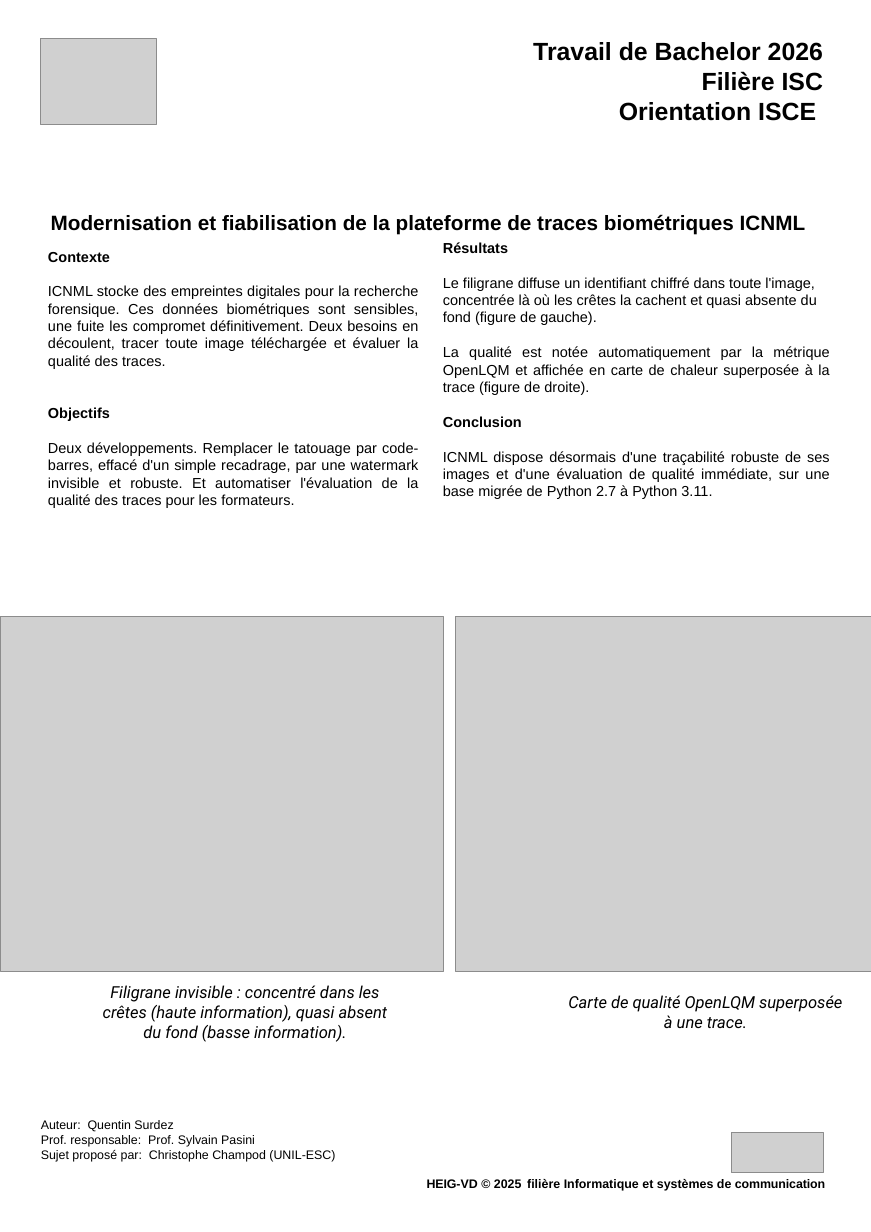
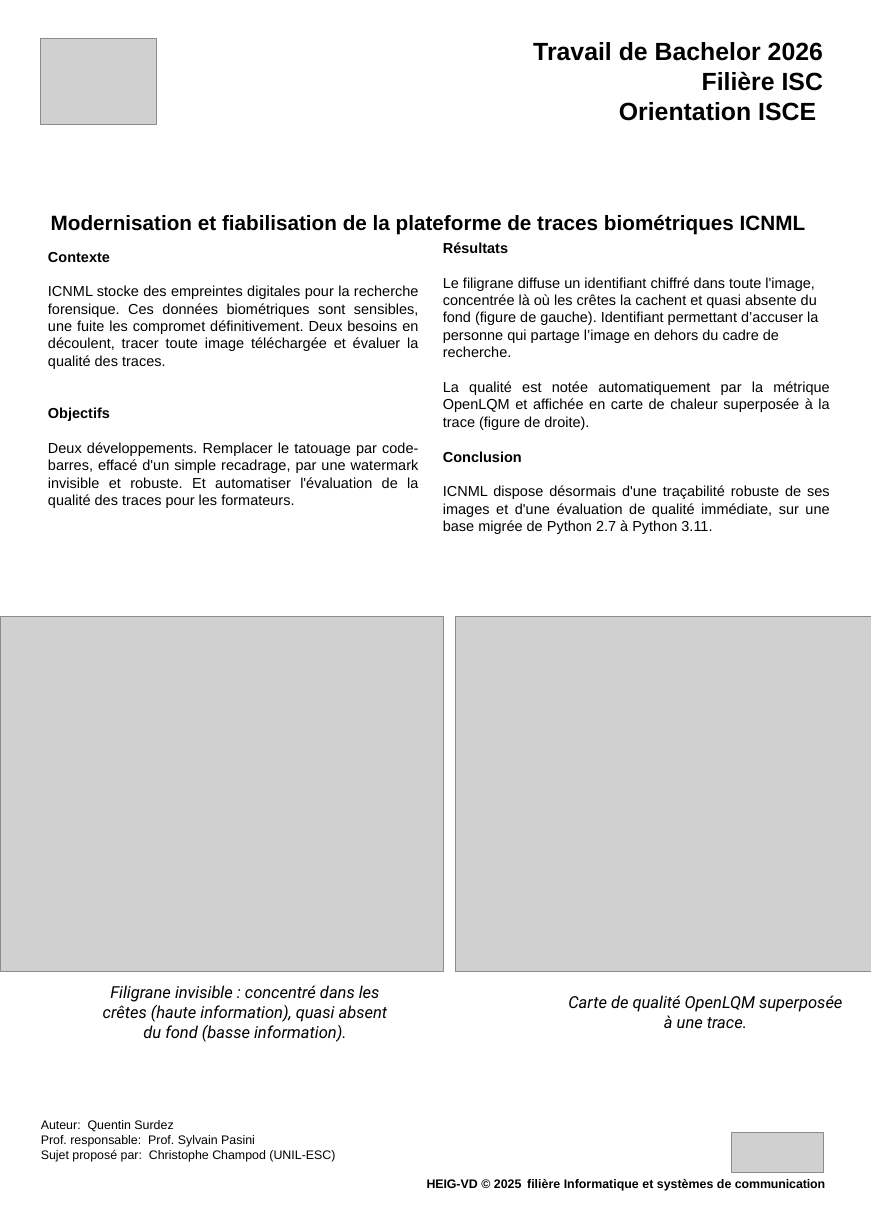
Before and after one commit to qsurdez-tb/report, a slide deck: slide 1 of bachelor_thesis/docs/TB_affiche_ICNML.pptx. Drawn at 871x1232 pixels with LibreOffice and Linux fonts; fonts in the diff are those of the drawing; grey boxes stand for pictures. Boxes give left, top, right and bottom in pixels: in the first picture for what was removed or moved away, otherwise in the second. Text is boxed around its words. In the diff, an @@ line names an element or a change of style, - is before the commit and + after.

Commit message:
fix: add more info about the fact that the identifier can be used to accuse leaker

```diff
--- a/bachelor_thesis/docs/TB_affiche_ICNML.pptx
+++ b/bachelor_thesis/docs/TB_affiche_ICNML.pptx
@@ text at (443,277,818,357): text changed @@
-Le filigrane diffuse un identifiant chiffré dans toute l'image, concentrée là où les crêtes la cachent et quasi absente du fond (figure de gauche).
+Le filigrane diffuse un identifiant chiffré dans toute l'image, concentrée là où les crêtes la cachent et quasi absente du fond (figure de gauche). Identifiant permettant d’accuser la personne qui partage l’image en dehors du cadre de recherche.
```
